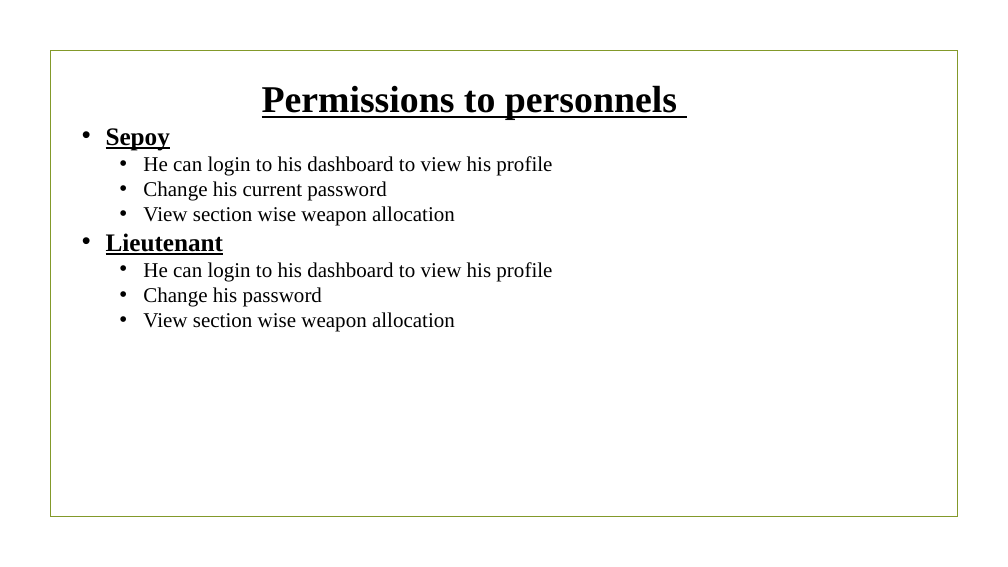
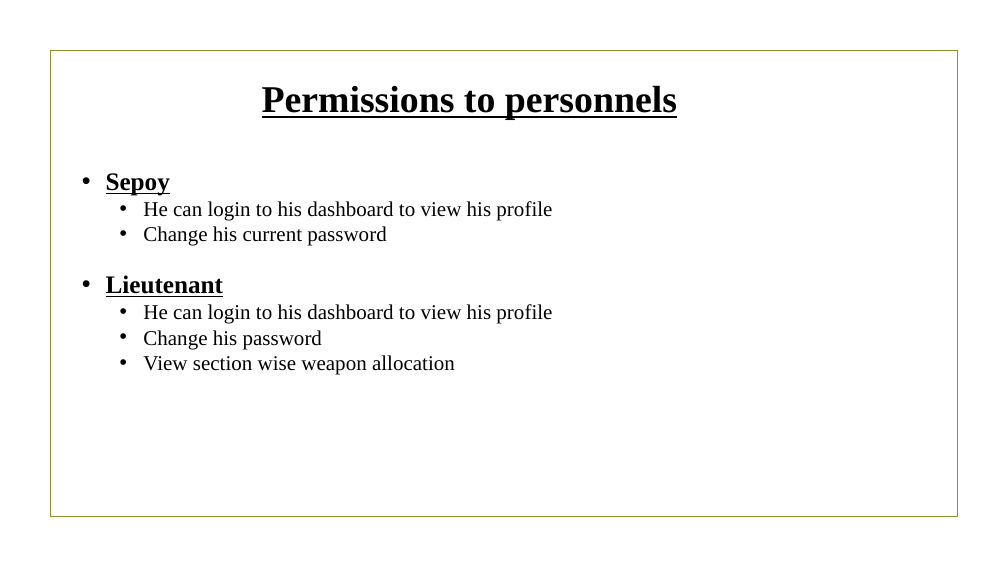
Before and after one commit to sadityakumar9211/Defence-Force-Database-Management-System, a slide deck: slide 28 of OOPL Project Group-5.pptx. Drawn at 1008x567 pixels with LibreOffice and Linux fonts; fonts in the diff are those of the drawing; background and template pictures are left out. Boxes give left, top, right and bottom in pixels: in the first picture for what was removed or moved away, otherwise in the second. Text is boxed around its words. In the diff, an @@ line names an element or a change of style, - is before the commit and + after.

```diff
--- a/OOPL Project Group-5.pptx
+++ b/OOPL Project Group-5.pptx
@@ text at (143,206,455,226): paragraph removed @@
-  • View section wise weapon allocation
```
Also in this commit, not shown: 3 other slides changed, 4 other files.
